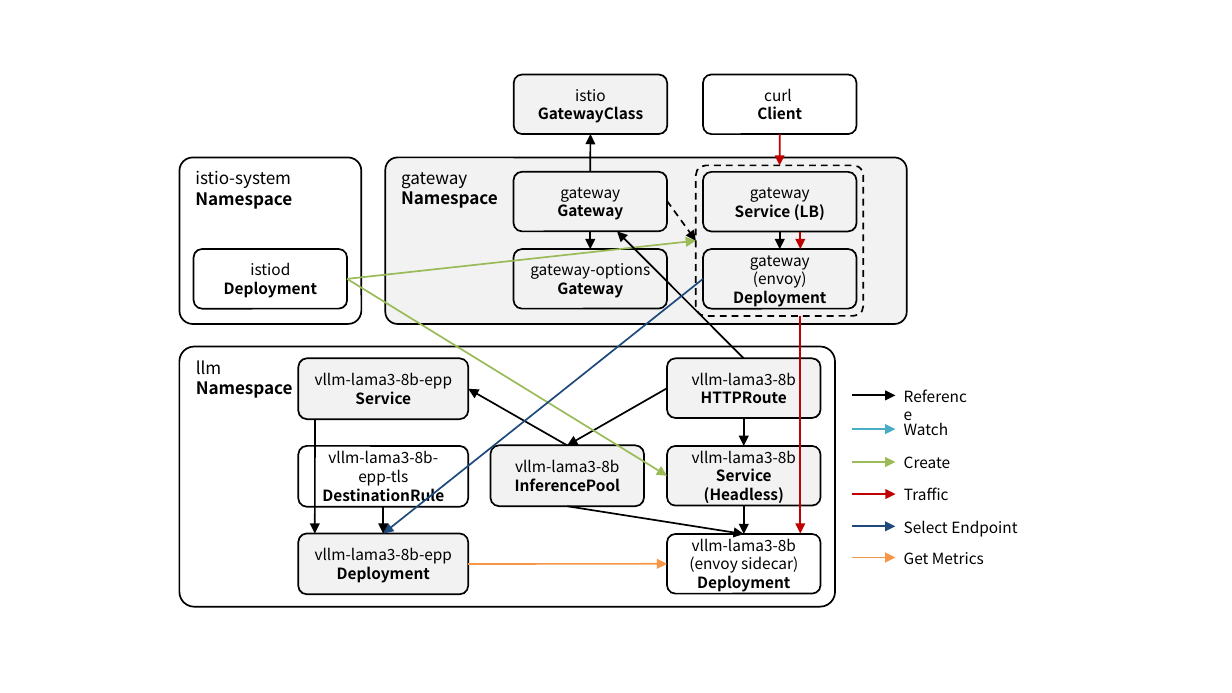
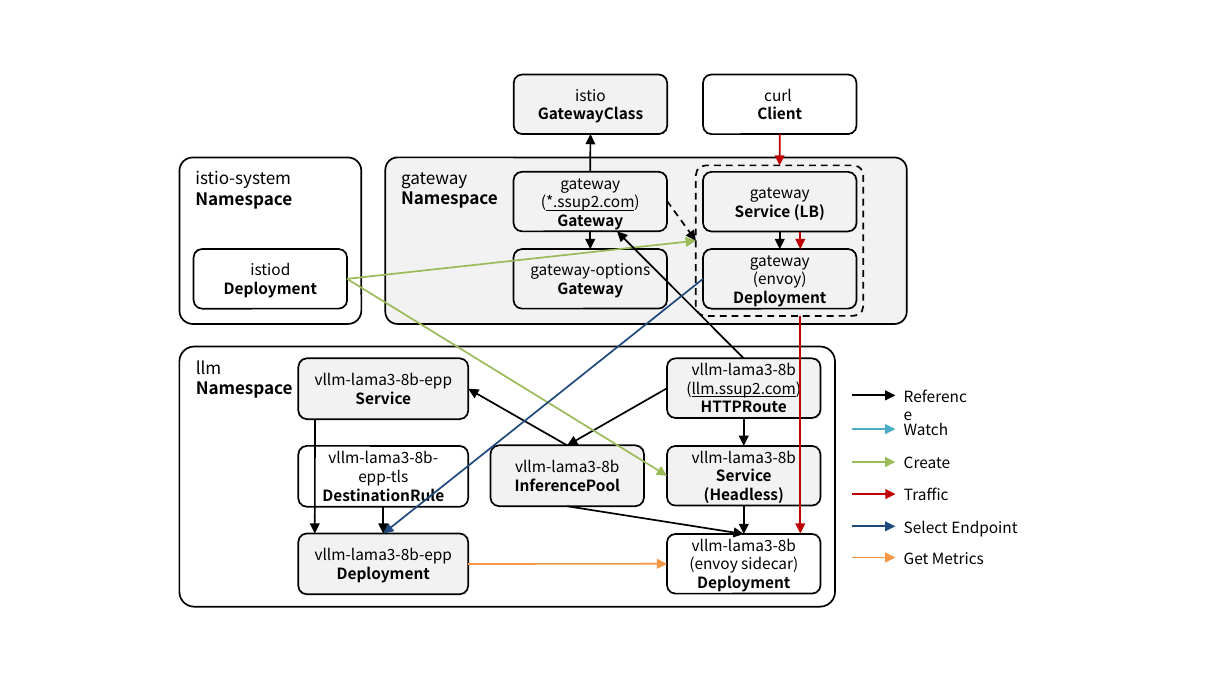
Before and after one commit to ssup2/blog-software, a slide deck: slide 2 of content/docs/theory-analysis/istio-gateway-api-inference-extension/images/images.pptx. Drawn at 1232x693 pixels with LibreOffice and Linux fonts; fonts in the diff are those of the drawing. Boxes give left, top, right and bottom in pixels: in the first picture for what was removed or moved away, otherwise in the second. Text is boxed around its words. In the diff, an @@ line names an element or a change of style, - is before the commit and + after.

```diff
--- a/content/docs/theory-analysis/istio-gateway-api-inference-extension/images/images.pptx
+++ b/content/docs/theory-analysis/istio-gateway-api-inference-extension/images/images.pptx
@@ text in rounded rectangle at bbox=[541, 192, 640, 211]: paragraph added @@
+(*.ssup2.com)
@@ text in rounded rectangle at bbox=[686, 378, 801, 398]: paragraph added @@
+(llm.ssup2.com)
```
Also in this commit, not shown: 1 slide added, 11 other files.
